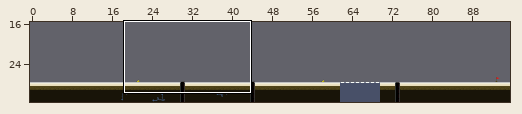
A Tiled map (JSON) gets an edit: assets/tilemaps/level_1.json. Above: a wide view before the commit, with the close-up outlined.
Close-up. As it was:
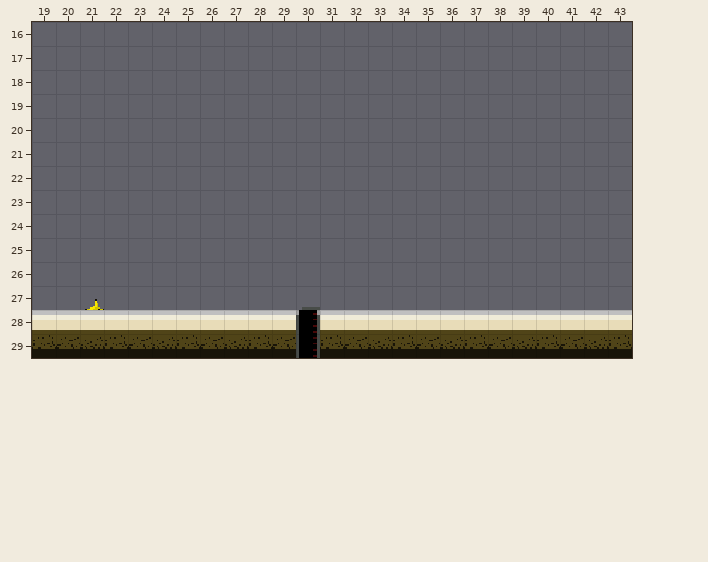
Cells are 16x16 px. Shown: x 19..43, y 16..29. The commit also changed other parts of the map, which this record leaves out. Tiles whose own drawing changed are shown in their newer look in all pictures.
Once edited:
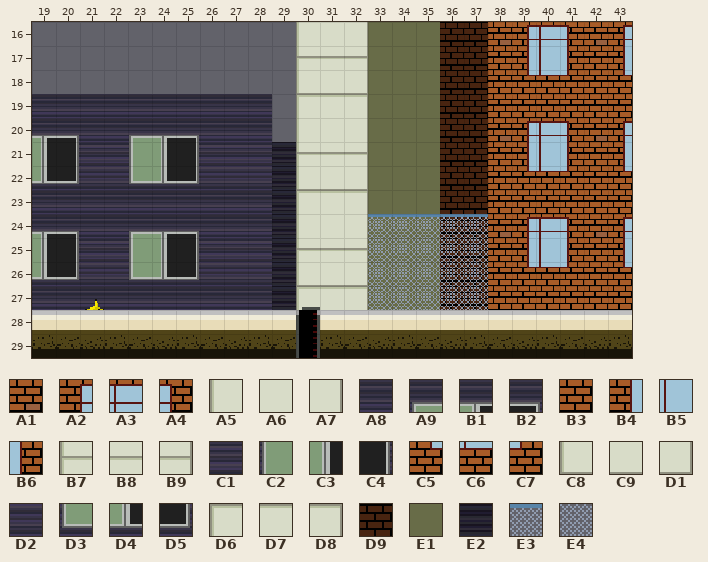
Key: from "bg": A1 2, A2 3, A3 4, A4 5, A5 7, A6 8, A7 9, A8 11, A9 13, B1 14, B2 15, B3 18, B4 19, B5 20, B6 21, B7 23, B8 24, B9 25, C1 27, C2 29, C3 30, C4 31, C5 35, C6 36, C7 37, C8 39, C9 40, D1 41, D2 43, D3 45, D4 46, D5 47, D6 55, D7 56, D8 57, D9 80, E1 82, E2 84, E3 87, E4 103.
__ is an empty cell.
Tiles of an added or newly shown layer are drawn over the layers below it.
The edit:
{"where": "layer \"Background2\" (added)"}
{"y":16,"x":30,"old":"__ __ __ __ __ __ __ __ __ __ __ __ __ __","new":"A5 A6 A7 E1 E1 E1 D9 D9 A1 A2 A3 A4 A1 A2"}
{"y":17,"x":30,"old":"__ __ __ __ __ __ __ __ __ __ __ __ __ __","new":"B7 B8 B9 E1 E1 E1 D9 D9 B3 B4 B5 B6 B3 B4"}
{"y":18,"x":30,"old":"__ __ __ __ __ __ __ __ __ __ __ __ __ __","new":"C8 C9 D1 E1 E1 E1 D9 D9 B3 C5 C6 C7 B3 C5"}
{"y":19,"x":19,"old":"__ __ __ __ __ __ __ __ __ __","new":"A8 A8 A8 A8 A8 A8 A8 A8 A8 A8"}
{"y":19,"x":30,"old":"__ __ __ __ __ __ __ __ __ __ __ __ __ __","new":"D6 D7 D8 E1 E1 E1 D9 D9 B3 B3 B3 B3 B3 B3"}
{"y":20,"x":19,"old":"__ __ __ __ __ __ __ __ __ __","new":"B1 B2 A8 A8 A9 B1 B2 A8 A8 A8"}
{"y":20,"x":30,"old":"__ __ __ __ __ __ __ __ __ __ __ __ __ __","new":"A5 A6 A7 E1 E1 E1 D9 D9 A1 A2 A3 A4 A1 A2"}
{"y":21,"x":19,"old":"__ __ __ __ __ __ __ __ __ __ __ __ __ __ __ __ __ __ __ __ __ __ __ __ __","new":"C3 C4 C1 C1 C2 C3 C4 C1 C1 C1 E2 B7 B8 B9 E1 E1 E1 D9 D9 B3 B4 B5 B6 B3 B4"}
{"y":22,"x":19,"old":"__ __ __ __ __ __ __ __ __ __ __ __ __ __ __ __ __ __ __ __ __ __ __ __ __","new":"D4 D5 D2 D2 D3 D4 D5 D2 D2 D2 E2 C8 C9 D1 E1 E1 E1 D9 D9 B3 C5 C6 C7 B3 C5"}
{"y":23,"x":19,"old":"__ __ __ __ __ __ __ __ __ __ __ __ __ __ __ __ __ __ __ __ __ __ __ __ __","new":"A8 A8 A8 A8 A8 A8 A8 A8 A8 A8 E2 D6 D7 D8 E1 E1 E1 D9 D9 B3 B3 B3 B3 B3 B3"}
{"y":24,"x":19,"old":"__ __ __ __ __ __ __ __ __ __ __ __ __ __ __ __ __ __ __ __ __ __ __ __ __","new":"B1 B2 A8 A8 A9 B1 B2 A8 A8 A8 E2 A5 A6 A7 E1 E1 E1 D9 D9 A1 A2 A3 A4 A1 A2"}
{"y":25,"x":19,"old":"__ __ __ __ __ __ __ __ __ __ __ __ __ __ __ __ __ __ __ __ __ __ __ __ __","new":"C3 C4 C1 C1 C2 C3 C4 C1 C1 C1 E2 B7 B8 B9 E1 E1 E1 D9 D9 B3 B4 B5 B6 B3 B4"}
{"y":26,"x":19,"old":"__ __ __ __ __ __ __ __ __ __ __ __ __ __ __ __ __ __ __ __ __ __ __ __ __","new":"D4 D5 D2 D2 D3 D4 D5 D2 D2 D2 E2 C8 C9 D1 E1 E1 E1 D9 D9 B3 C5 C6 C7 B3 C5"}
{"y":27,"x":19,"old":"__ __ __ __ __ __ __ __ __ __ __ __ __ __ __ __ __ __ __ __ __ __ __ __ __","new":"A8 A8 A8 A8 A8 A8 A8 A8 A8 A8 E2 D6 D7 D8 E1 E1 E1 D9 D9 B3 B3 B3 B3 B3 B3"}
{"where": "layer \"Background1\" (added)"}
{"y":24,"x":33,"old":"__ __ __ __ __","new":"E3 E3 E3 E3 E3"}
{"y":25,"x":33,"old":"__ __ __ __ __","new":"E4 E4 E4 E4 E4"}
{"y":26,"x":33,"old":"__ __ __ __ __","new":"E4 E4 E4 E4 E4"}
{"y":27,"x":33,"old":"__ __ __ __ __","new":"E4 E4 E4 E4 E4"}
{"label":"added","picture_box":[32,22,632,310]}
